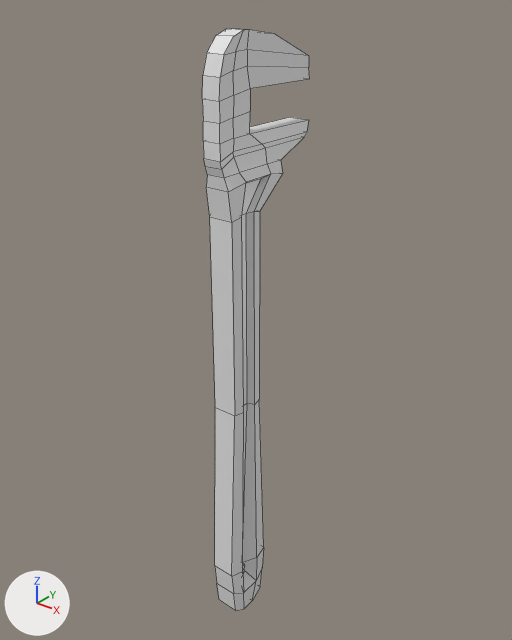
The FBX model Assets/Models/pipewrench.fbx: old version first, new version second.
Rendered twice from a 50 mm lens placed at (0.195, -0.234, 0.135), pointed at (-0.006, 0.016, -0.021). Arrows for +X, +Y and +Z are at lower left; the lights stay in place. Mesh edges are drawn as thin lines.

Before the edit, the objects in view are built like this:
```python
mat_material = principled_material('Material')
mat_material.base_color = (0.8, 0.8, 0.8)  # white #e7e7e7
mat_material.roughness = 0.4
me_cube = bpy.data.meshes.new('Cube')
me_cube.from_pydata(...)  # 154 vertices, 146 faces; spans x -0.007..0.007, y -0.02..0.041, z -0.19..0.116
me_cube.materials.append(mat_material)  # white #e7e7e7
ob_cube = bpy.data.objects.new('Cube', me_cube)
ob_cube.location = (0.0, 0.0, 0.0)
```
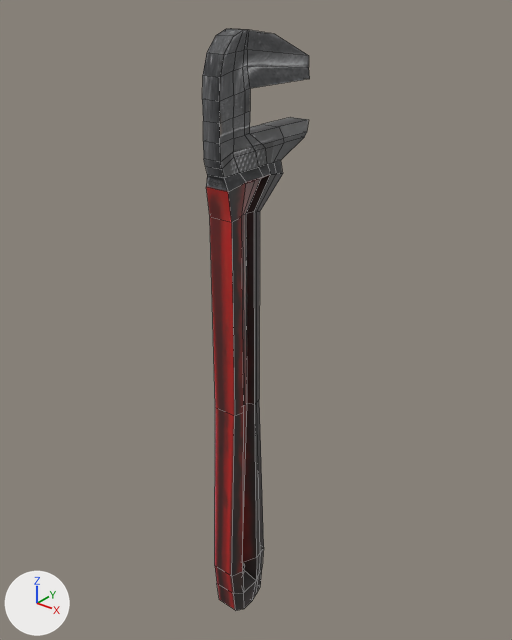
Boxes [x1, y1, x2, y2] around the edits, measured in the pictures (512 x 640 px):
'Cube', surface changed, reshaped
    both: [202, 29, 310, 610]
part 1 of me_cube, built on
    both: [233, 29, 308, 601]
part 2 of me_cube, surface changed
    both: [202, 29, 310, 610]

The change, as a diff of the scene's bpy script:
```diff
--- a/Assets/Models/pipewrench.fbx.py
+++ b/Assets/Models/pipewrench.fbx.py
@@ img_tooltextures_jpg @@
+img_tooltextures_jpg = load_image('ToolTextures.jpg', '../Textures/ToolTextures.jpg', 1985, 1986, 'sRGB')
@@ mat_material @@
 mat_material = principled_material('Material')
-mat_material.base_color = (0.8, 0.8, 0.8)  # white #e7e7e7
+mat_material.texture = img_tooltextures_jpg
 mat_material.roughness = 0.4
@@ me_cube @@
 # used by ob_cube; location = (0.0, 0.0, 0.0)
-me_cube.from_pydata(...)  # 154 vertices, 146 faces; spans x -0.007..0.007, y -0.02..0.041, z -0.19..0.116
+me_cube.from_pydata(...)  # 200 vertices, 191 faces; spans x -0.007..0.007, y -0.02..0.041, z -0.19..0.116
+# me_cube part 1
+# 47 faces are deleted
+# 35 vertices are added at x -0.007..0.007, y -0.005..0.024, z -0.188..0.116
+# 6 new vertices lie (0.0, -0.004, 0.0) away from vertices in x -0.004..0.004, y 0.0..0.008, z 0.054..0.093
+# 5 new vertices lie (0.0, -0.007, 0.0) away from vertices in x -0.007..0.004, y 0.008..0.012, z 0.058..0.07
+# 92 new faces join them
+# me_cube part 2: 99 kept faces spanning x -0.007..0.007, y -0.02..0.041, z -0.19..0.116 get new texture (UV) coordinates
 me_cube.materials.append(mat_material)
```
